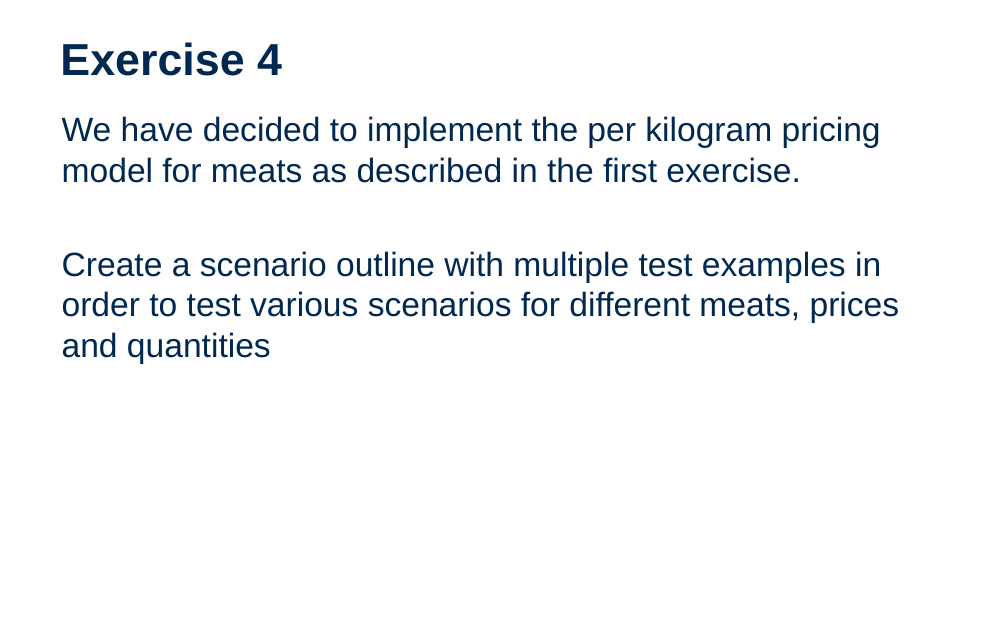
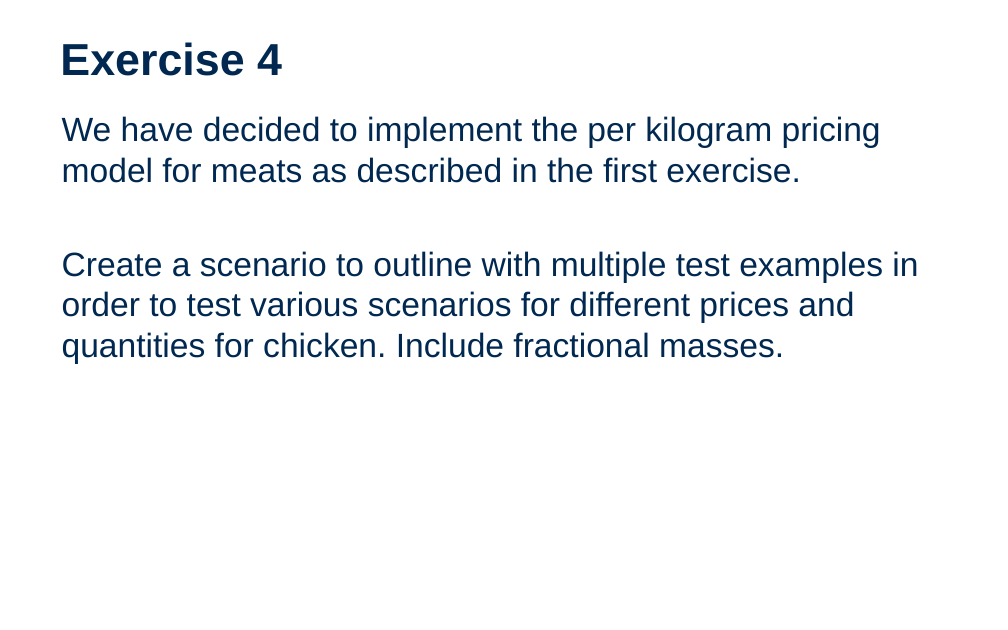
Before and after one commit to ulrich-matthiae/Dojo_BDD, a slide deck: slide 16 of content/Entelect - BDD and Cucumber Dojo - 2017 (1).pptx. Drawn at 1008x630 pixels with LibreOffice and Linux fonts; fonts in the diff are those of the drawing; background and template pictures are left out. Boxes give left, top, right and bottom in pixels: in the first picture for what was removed or moved away, otherwise in the second. Text is boxed around its words. In the diff, an @@ line names an element or a change of style, - is before the commit and + after.

```diff
--- a/content/Entelect - BDD and Cucumber Dojo - 2017 (1).pptx
+++ b/content/Entelect - BDD and Cucumber Dojo - 2017 (1).pptx
@@ text at [62,251,918,364]: text changed @@
-Create a scenario outline with multiple test examples in order to test various scenarios for different meats, prices and quantities
+Create a scenario to outline with multiple test examples in order to test various scenarios for different prices and quantities for chicken. Include fractional masses.
```
Also in this commit, not shown: 2 other slides changed, 1 other file.
